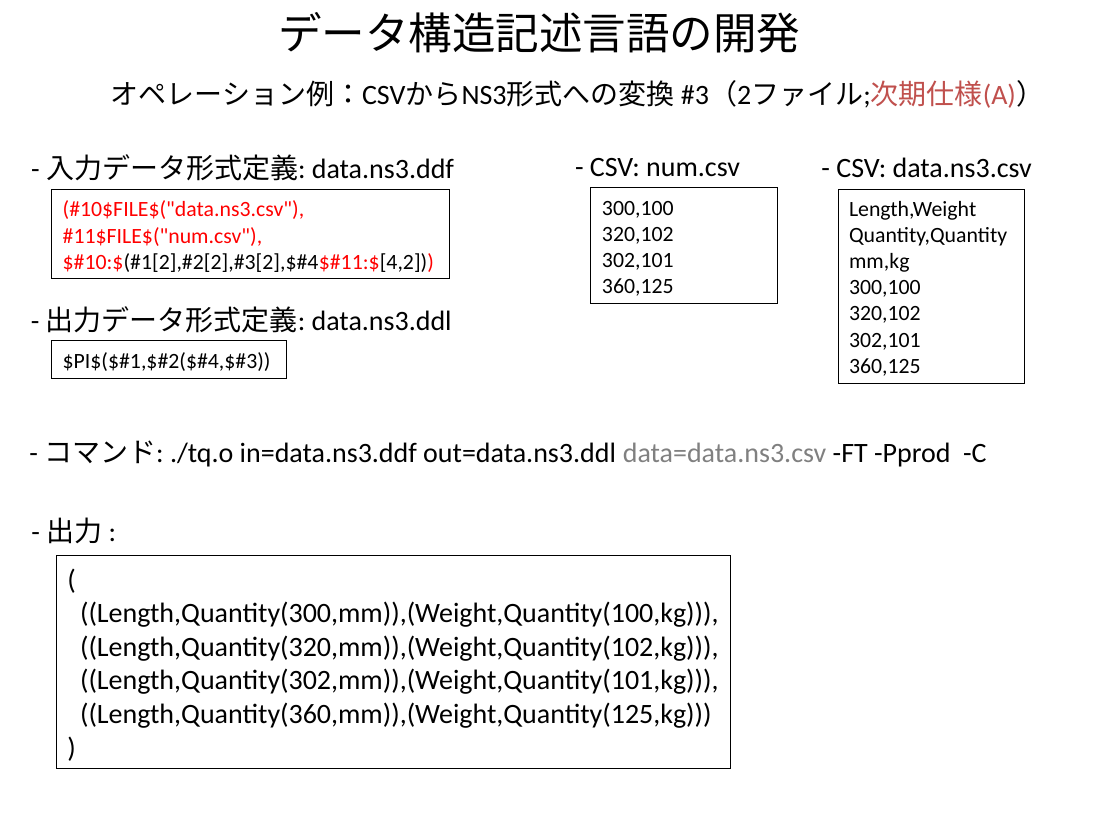
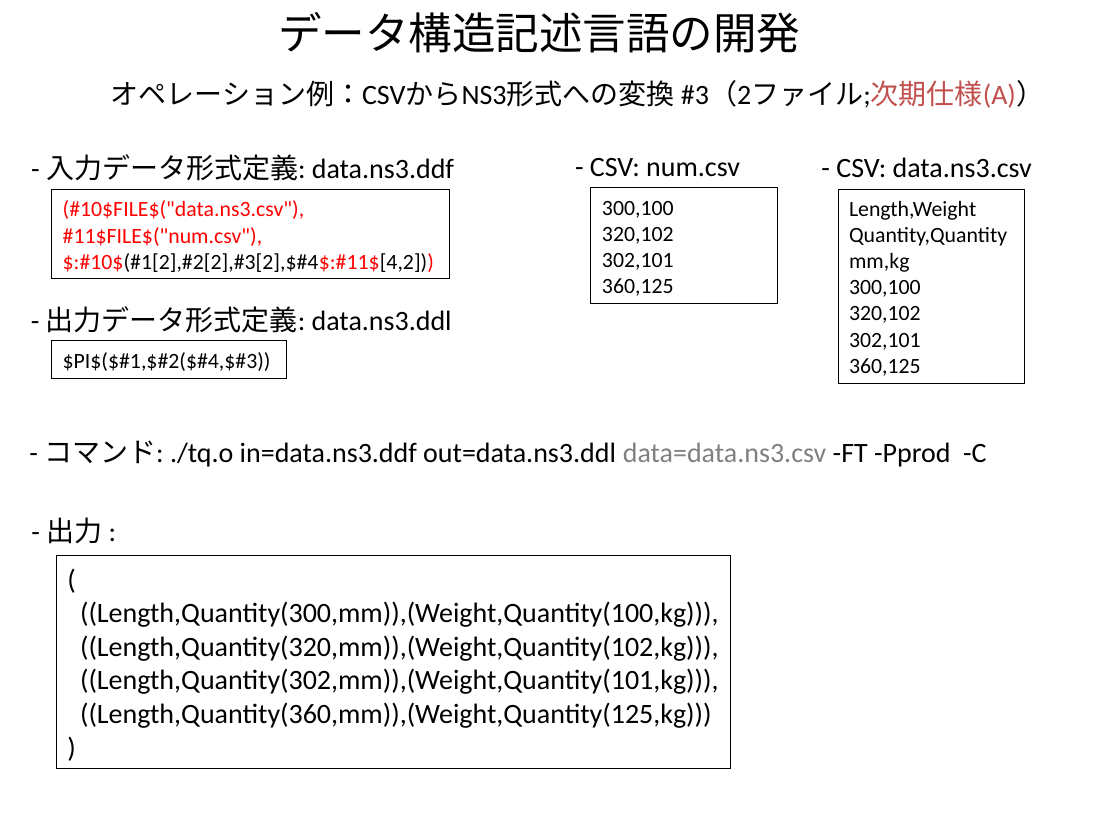
Before and after one commit to kouamano/RECURSIVE-SYSTEM, a slide deck: slide 8 of Document/tq_op_example.odp. Drawn at 1120x840 pixels with LibreOffice and Linux fonts; fonts in the diff are those of the drawing. Boxes give left, top, right and bottom in pixels: in the first picture for what was removed or moved away, otherwise in the second. Text is boxed around its words. In the diff, an @@ line names an element or a change of style, - is before the commit and + after.

Commit message:
add

```diff
--- a/Document/tq_op_example.odp
+++ b/Document/tq_op_example.odp
@@ text in rectangle at (x1=63, y1=253, x2=434, y2=272): text changed @@
-$#10:$(#1[2],#2[2],#3[2],$#4$#11:$[4,2]))
+$:#10$(#1[2],#2[2],#3[2],$#4$:#11$[4,2]))
```
Also in this commit, not shown: 2 other slides changed.
